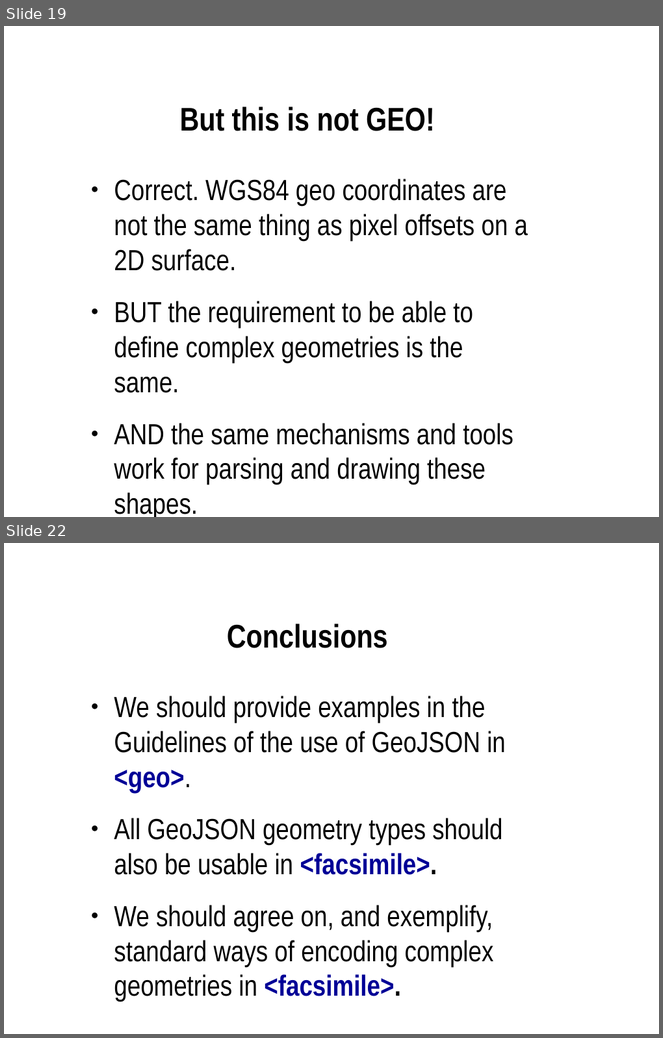
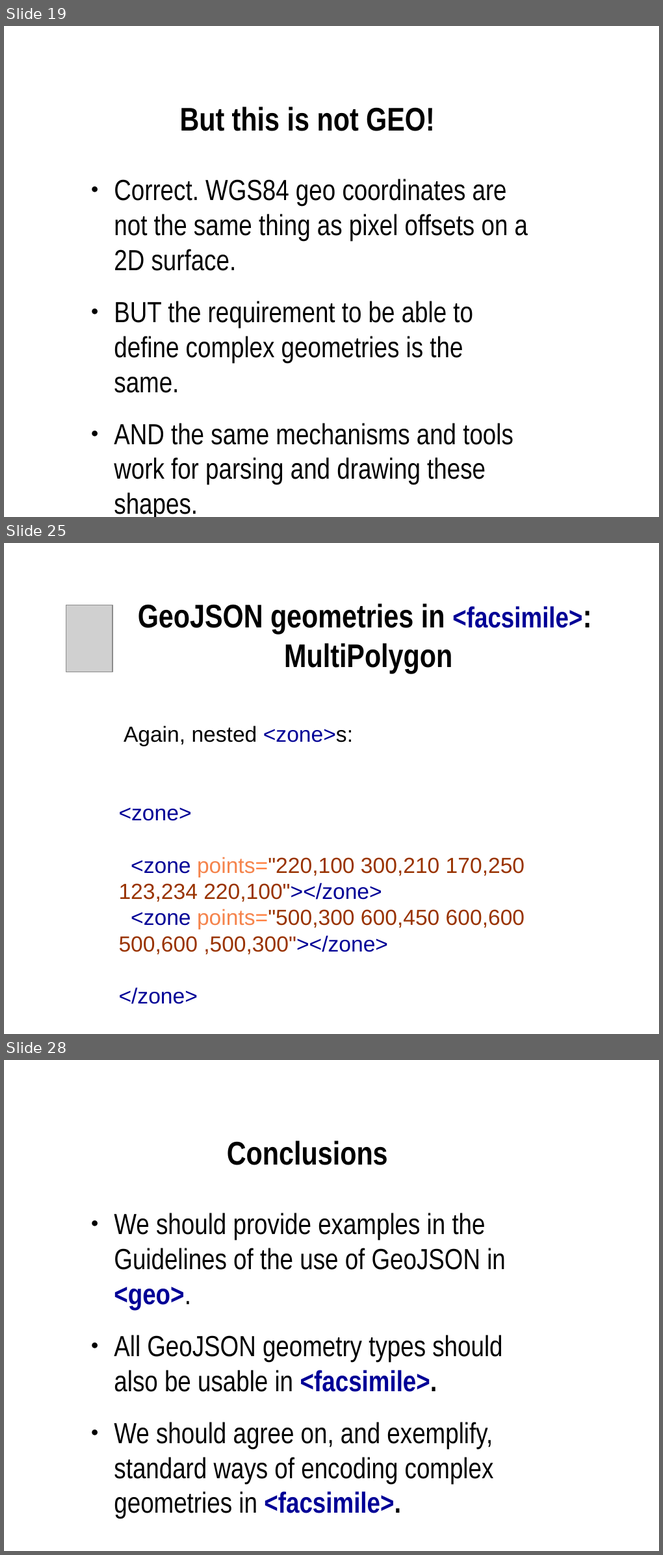
Before and after one commit to martindholmes/BreezeMap, a slide deck: presentations/geo_json_tei/geo_json_tei.odp. Shown one above the other, each under a label of ours: slides 19 and 22 before the commit, slides 19, 25 and 28 after it; the slides between them are not shown. The pictures are 663x1038 and 663x1555 pixels, drawn with LibreOffice and Linux fonts; fonts in the diff are those of the drawing; grey boxes stand for pictures. Boxes give left, top, right and bottom in pixels: in the first picture for what was removed or moved away, otherwise in the second. Text is boxed around its words. In the diff, an @@ line names an element or a change of style, - is before the commit and + after.

```diff
--- a/presentations/geo_json_tei/geo_json_tei.odp
+++ b/presentations/geo_json_tei/geo_json_tei.odp
@@ slide 25 added at (4, 543, 659, 1034), background #FFFFFF @@
@@ picture added at (66, 605, 112, 672) @@
@@ title added at (138, 603, 582, 674), 36 pt, text #000000, bold @@
+GeoJSON geometries in <facsimile>:
+MultiPolygon
@@ text added at (119, 726, 525, 1005), 24 pt, text #993300 @@
+Again, nested <zone>s:
+<zone>
+<zone points="220,100 300,210 170,250 123,234 220,100"></zone>
+<zone points="500,300 600,450 600,600 500,600 ,500,300"></zone>
+</zone>
@@ what was slide 22 is now slide 28 @@
```
Also in this commit, not shown: 6 other slides added, 1 slide removed.
